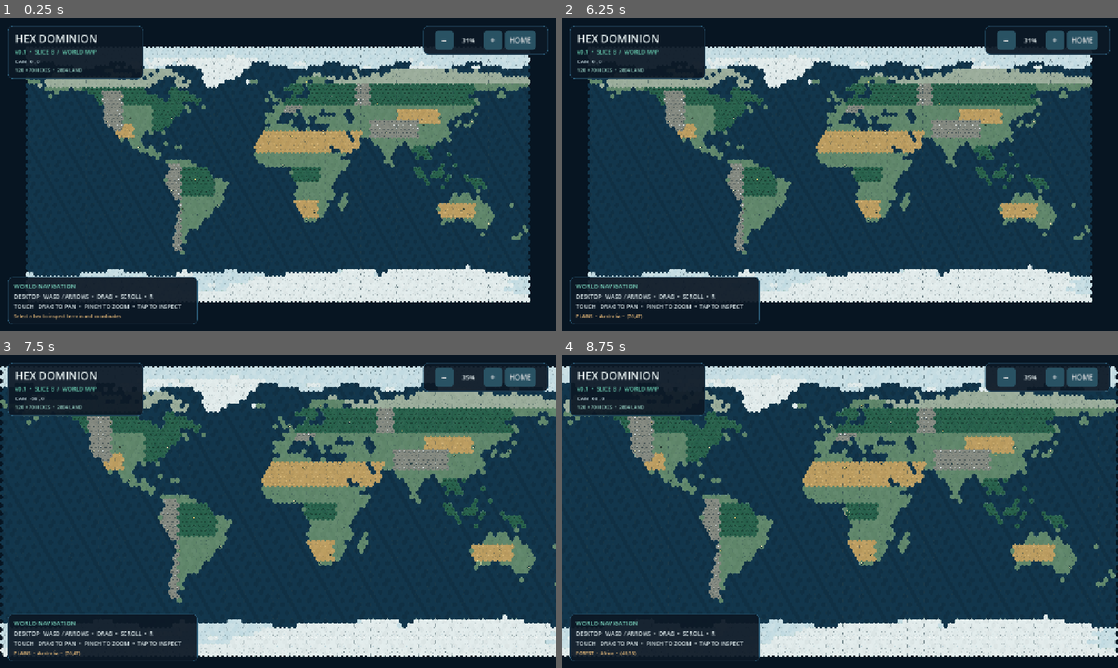
Above: before the commit, frames 1-4 (two rows, left to right).
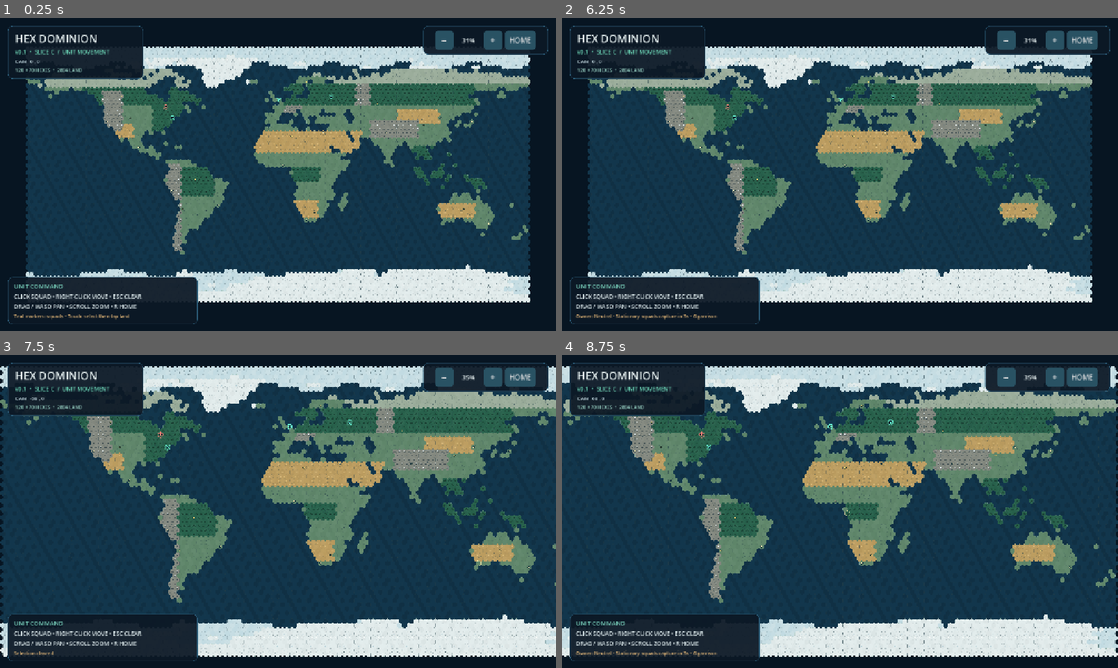
Above: after the commit, the same moments.

Repository: AlmightyTank/HexDominion
Game: Godot game, scene res://scenes/main.tscn
The game is run twice, just before and just after one commit, with the same random seed, the same clock (stepped at 60 frames per second) and the same inputs.
Inputs (mouse positions are in pixels of both pictures, inside the frame that each line leads up to):
- Up to frame 1 (0.25 s): no input
- Up to frame 2 (6.25 s): click "−" at 0.5 s; click "+" at 1.25 s; click "HOME" at 2 s; tap Enter every 0.75 s from 2.75 to 5.75 s; move the mouse to (962, 158) at 2.77 s; hold Right (ui_right) 2.78-3.5 s; tap G at 2.85, 4.55, 5.85 s; click (962, 158) at 2.92 s; drag from (728, 190) to (812, 237) at 3.52 s; move the mouse to (895, 105) at 4.27 s; hold Right (ui_right) 4.28-5 s; tap R at 4.35 s; click (895, 105) at 4.42 s; drag from (812, 237) to (673, 127) at 5.02 s; move the mouse to (1006, 221) at 5.77 s; hold Left (ui_left) from 5.78 s (still down); click (1006, 221) at 5.92 s
- Up to frame 3 (7.5 s): tap Escape at 6.4 s; release Left (ui_left) at 6.5 s; tap Enter at 6.5 s; drag from (111, 464) to (194, 433) at 6.52 s; move the mouse to (305, 511) at 7.27 s; hold Down (ui_down) from 7.28 s (still down); tap G at 7.35 s; click (305, 511) at 7.42 s
- Up to frame 4 (8.75 s): release Down (ui_down) at 8 s; drag from (756, 433) to (728, 527) at 8.02 s

The runs differ from the first frame. In frame 1, 0.9% of the frame differs, in the area x 2-60%, y 10-97%; in frame 2, 1.0%; in frame 3, 0.9%; in frame 4, 1.0%.

Commit message:
Implement slices C-E: movement, territory and real-time combat

Diff:
--- a/project.godot
+++ b/project.godot
@@ -1,5 +1,5 @@
 ; Engine configuration file.
-; Hex Dominion — v0.1 Slices A + B
+; Hex Dominion — v0.1 Slices A + B + C
 ; Open in Godot 4.7.2 stable.
 config_version=5
 
--- a/scenes/main.tscn
+++ b/scenes/main.tscn
@@ -83,7 +83,7 @@
 layout_mode = 2
 theme_override_colors/font_color = Color(0.42, 0.83, 0.71, 1)
 theme_override_font_sizes/font_size = 13
-text = "v0.1  •  SLICE B  /  WORLD MAP"
+text = "v0.1  •  SLICE C  /  UNIT MOVEMENT"
 
 [node name="Coordinates" type="Label" parent="HUD/Overlay/Header/Margin/Content"]
 layout_mode = 2
@@ -180,22 +180,22 @@
 layout_mode = 2
 theme_override_colors/font_color = Color(0.49, 0.85, 0.76, 1)
 theme_override_font_sizes/font_size = 14
-text = "WORLD NAVIGATION"
+text = "UNIT COMMAND"
 
 [node name="DesktopHelp" type="Label" parent="HUD/Overlay/Help/Margin/Content"]
 layout_mode = 2
 theme_override_colors/font_color = Color(0.85, 0.90, 0.91, 1)
 theme_override_font_sizes/font_size = 13
-text = "DESKTOP   WASD / ARROWS  •  DRAG  •  SCROLL  •  R"
+text = "CLICK SQUAD • RIGHT-CLICK MOVE • ESC CLEAR"
 
 [node name="TouchHelp" type="Label" parent="HUD/Overlay/Help/Margin/Content"]
 layout_mode = 2
 theme_override_colors/font_color = Color(0.85, 0.90, 0.91, 1)
 theme_override_font_sizes/font_size = 13
-text = "TOUCH   DRAG TO PAN  •  PINCH TO ZOOM  •  TAP TO INSPECT"
+text = "DRAG / WASD PAN • SCROLL ZOOM • R HOME"
 
 [node name="PreviewWarning" type="Label" parent="HUD/Overlay/Help/Margin/Content"]
 layout_mode = 2
 theme_override_colors/font_color = Color(0.92, 0.74, 0.48, 1)
 theme_override_font_sizes/font_size = 11
-text = "Select a hex to inspect terrain and coordinates"
+text = "Teal markers: squads • Touch: select then tap land"
--- /dev/null
+++ b/scripts/core/combat_state.gd
@@ -0,0 +1,27 @@
+extends RefCounted
+class_name CombatState
+## Continuous DPS resolved simultaneously. Stable roster order breaks distance ties.
+
+static func advance(delta: float, units: Array[UnitState]) -> Dictionary:
+	var targets: Dictionary = {}
+	var damage: Dictionary = {}
+	if delta <= 0.0:
+		return targets
+	for attacker in units:
+		if not attacker.is_alive() or not attacker.path.is_empty():
+			continue
+		var target: UnitState = null
+		var best: int = attacker.attack_range + 1
+		for candidate in units:
+			if not candidate.is_alive() or candidate.faction == attacker.faction:
+				continue
+			var distance: int = HexMath.distance(attacker.hex, candidate.hex)
+			if distance < best:
+				best = distance
+				target = candidate
+		if target != null:
+			targets[attacker] = target
+			damage[target] = damage.get(target, 0.0) + attacker.damage_per_second * delta
+	for target in damage:
+		target.health = maxf(0.0, target.health - damage[target])
+	return targets
--- /dev/null
+++ b/scripts/core/hex_pathfinding.gd
@@ -0,0 +1,29 @@
+extends RefCounted
+class_name HexPathfinding
+## Uniform-cost land routes. BFS is optimal while every land hex costs one step.
+
+static func find_path(tiles: Dictionary, start: Vector2i, goal: Vector2i) -> Array[Vector2i]:
+	var empty: Array[Vector2i] = []
+	if not is_walkable(tiles, start) or not is_walkable(tiles, goal):
+		return empty
+	var frontier: Array[Vector2i] = [start]
+	var previous: Dictionary = {start: start}
+	var head: int = 0
+	while head < frontier.size():
+		var current: Vector2i = frontier[head]
+		head += 1
+		if current == goal:
+			var path: Array[Vector2i] = [goal]
+			while path[-1] != start:
+				path.append(previous[path[-1]])
+			path.reverse()
+			return path
+		for neighbor in HexMath.neighbors(current):
+			if not previous.has(neighbor) and is_walkable(tiles, neighbor):
+				previous[neighbor] = current
+				frontier.append(neighbor)
+	return empty
+
+
+static func is_walkable(tiles: Dictionary, hex: Vector2i) -> bool:
+	return tiles.has(hex) and bool(tiles[hex].get("is_land", false))
--- /dev/null
+++ b/scripts/core/territory_state.gd
@@ -0,0 +1,40 @@
+extends RefCounted
+class_name TerritoryState
+## Sparse ownership separate from cached terrain. Zero is neutral.
+const CAPTURE_SECONDS: float = 3.0
+var owners: Dictionary = {}
+var captures: Dictionary = {}
+
+func owner_at(hex: Vector2i) -> int:
+	return owners.get(hex, 0)
+
+func advance(delta: float, tiles: Dictionary, units: Array[UnitState]) -> void:
+	if delta <= 0.0:
+		return
+	var occupants: Dictionary = {}
+	for unit in units:
+		if not unit.is_alive() or not unit.path.is_empty() or not HexPathfinding.is_walkable(tiles, unit.hex):
+			continue
+		if not occupants.has(unit.hex):
+			occupants[unit.hex] = {}
+		occupants[unit.hex][unit.faction] = true
+	for hex in captures.keys():
+		if not occupants.has(hex):
+			captures.erase(hex)
+	for hex in occupants:
+		var factions: Dictionary = occupants[hex]
+		if factions.size() != 1:
+			continue
+		var faction: int = factions.keys()[0]
+		if owner_at(hex) == faction:
+			captures.erase(hex)
+			continue
+		var capture: Dictionary = captures.get(hex, {"faction": faction, "elapsed": 0.0})
+		if capture["faction"] != faction:
+			capture = {"faction": faction, "elapsed": 0.0}
+		capture["elapsed"] += delta
+		if capture["elapsed"] >= CAPTURE_SECONDS:
+			owners[hex] = faction
+			captures.erase(hex)
+		else:
+			captures[hex] = capture
--- a/scripts/main.gd
+++ b/scripts/main.gd
@@ -1,6 +1,5 @@
 extends Node2D
-## Slice B: inspect an Earth-inspired, deterministic hex world.
-## Tap/select is informational until troop commands are added in Slice C.
+## Slice C: selection and land movement orders, independent of camera dragging.
 
 @onready var camera: StrategyCamera = $Camera2D
 @onready var hud: StrategyHUD = $HUD/Overlay
@@ -8,6 +7,11 @@
 
 var _mouse_press: Vector2 = Vector2.ZERO
 var _touch_start: Dictionary = {}
+var _mouse_max_travel: float = 0.0
+var _right_press: Vector2 = Vector2.ZERO
+var _right_max_travel: float = 0.0
+var _touch_gesture: bool = false
+var units: UnitLayer
 const TAP_THRESHOLD: float = 14.0
 
 
@@ -15,24 +19,81 @@
 	hud.bind_camera(camera)
 	camera.configure_world_bounds(world_map.world_bounds())
 	hud.show_world_stats(world_map.map_data)
+	units = UnitLayer.new()
+	units.name = "Units"
+	add_child(units)
+	units.configure(world_map)
 
 
 func _unhandled_input(event: InputEvent) -> void:
+	if event is InputEventKey and event.pressed and not event.echo and event.keycode == KEY_G:
+		if units.selected != null:
+			if units.selected.path.is_empty() and units.territory.owner_at(units.selected.hex) == units.selected.faction:
+				units.selected.garrisoned = not units.selected.garrisoned
+				hud.show_command_info("Garrison %s • G toggles • Garrisoned squads cannot move" % ("assigned" if units.selected.garrisoned else "released"))
+			else:
+				hud.show_command_info("Garrison requires a stationary squad on owned territory")
 	if event is InputEventMouseButton and event.button_index == MOUSE_BUTTON_LEFT:
 		if event.pressed:
 			_mouse_press = event.position
-		elif event.position.distance_to(_mouse_press) < TAP_THRESHOLD:
-			_inspect_world_at(get_global_mouse_position())
+			_mouse_max_travel = 0.0
+		elif maxf(_mouse_max_travel, event.position.distance_to(_mouse_press)) < TAP_THRESHOLD:
+			_select_at(get_global_mouse_position())
+	elif event is InputEventMouseButton and event.button_index == MOUSE_BUTTON_RIGHT:
+		if event.pressed:
+			_right_press = event.position
+			_right_max_travel = 0.0
+		elif maxf(_right_max_travel, event.position.distance_to(_right_press)) < TAP_THRESHOLD:
+			_move_to(get_global_mouse_position())
+	elif event is InputEventMouseMotion:
+		_mouse_max_travel = maxf(_mouse_max_travel, event.position.distance_to(_mouse_press))
+		_right_max_travel = maxf(_right_max_travel, event.position.distance_to(_right_press))
+	elif event is InputEventKey and event.pressed and event.keycode == KEY_ESCAPE:
+		units.selected = null
+		units.queue_redraw()
+		hud.show_command_info("Selection cleared")
+	elif event is InputEventScreenDrag:
+		if event.position.distance_to(_touch_start.get(event.index, event.position)) >= TAP_THRESHOLD:
+			_touch_gesture = true
 	elif event is InputEventScreenTouch:
 		if event.pressed:
+			if _touch_start.is_empty():
+				_touch_gesture = false
 			_touch_start[event.index] = event.position
+			if _touch_start.size() > 1:
+				_touch_gesture = true
 		else:
 			var start: Vector2 = _touch_start.get(event.index, Vector2(-10000.0, -10000.0))
 			_touch_start.erase(event.index)
-			if _touch_start.is_empty() and event.position.distance_to(start) < TAP_THRESHOLD:
+			if not _touch_gesture and _touch_start.is_empty() and event.position.distance_to(start) < TAP_THRESHOLD:
 				var world_point: Vector2 = get_viewport().get_canvas_transform().affine_inverse() * event.position
-				_inspect_world_at(world_point)
+				if units.pick(world_point, camera.zoom.x) != null or units.selected == null:
+					_select_at(world_point)
+				else:
+					_move_to(world_point)
 
 
 func _inspect_world_at(world_point: Vector2) -> void:
 	hud.show_tile_info(world_map.inspect_at_world(world_point))
+	var owner: int = units.territory.owner_at(world_map.world_to_hex(world_point))
+	hud.show_command_info("Owner: %s • Stationary squads capture in 3s • G garrison" % ("Neutral" if owner == 0 else ("Player" if owner == 1 else "Rival")))
+
+
+func _select_at(point: Vector2) -> void:
+	units.selected = units.pick(point, camera.zoom.x)
+	units.queue_redraw()
+	_inspect_world_at(point)
+	if units.selected != null:
+		hud.show_command_info("%s • %s • Right-click move • G garrison" % [units.selected.title, "Garrisoned" if units.selected.garrisoned else "Mobile"])
+
+
+func _move_to(point: Vector2) -> void:
+	if units.selected == null:
+		hud.show_command_info("Select a squad first (teal markers)")
+		return
+	var accepted: bool = units.selected.order_move(world_map.map_data["tiles"], world_map.world_to_hex(point))
+	units.queue_redraw()
+	if accepted:
+		hud.show_command_info("%s • Order accepted • %d hex steps" % [units.selected.title, units.selected.path.size()])
+	else:
+		hud.show_command_info("Garrisoned or no land route • Release with G • Previous order unchanged")
--- a/scripts/ui/strategy_hud.gd
+++ b/scripts/ui/strategy_hud.gd
@@ -1,6 +1,6 @@
 extends Control
 class_name StrategyHUD
-## Slice B: world map camera HUD and inspection-only tile details.
+## World map camera HUD, tile inspection, and movement order feedback.
 
 @onready var header_panel: PanelContainer = $Header
 @onready var controls_panel: PanelContainer = $Controls
@@ -71,6 +71,10 @@
 	tile_info_label.text = "%s  •  %s  •  (%d,%d)" % [title, location, axial.x, axial.y]
 
 
+func show_command_info(message: String) -> void:
+	tile_info_label.text = message
+
+
 func _layout_for_viewport() -> void:
 	var viewport_size: Vector2 = get_viewport_rect().size
 	var narrow: bool = viewport_size.x < 760.0
--- /dev/null
+++ b/scripts/units/unit_layer.gd
@@ -0,0 +1,119 @@
+extends Node2D
+class_name UnitLayer
+## Lightweight live overlay; never invalidates the cached terrain.
+
+var world_map: WorldMap
+var units: Array[UnitState] = []
+var selected: UnitState
+var territory: TerritoryState = TerritoryState.new()
+var combat_targets: Dictionary = {}
+
+
+func faction_color(faction: int) -> Color:
+	return Color("65ebd0") if faction == 1 else Color("f08075")
+
+
+func configure(map: WorldMap) -> void:
+	world_map = map
+	# Start at named cities, spread across the world and guaranteed to be on land.
+	for tile in map.map_data["tiles"].values():
+		if tile["terrain"] == "city" and units.size() < 3:
+			units.append(UnitState.new(tile["axial"], "Squad %d" % (units.size() + 1)))
+	for unit in units:
+		territory.owners[unit.hex] = unit.faction
+	units[1].configure_kind("tank")
+	units[1].title = "Main battle tank"
+	var rival_home: Vector2i = units[-1].hex
+	for neighbor in map.map_data["tiles"]:
+		if HexMath.distance(rival_home, neighbor) == 3 and HexPathfinding.is_walkable(map.map_data["tiles"], neighbor) and territory.owner_at(neighbor) == 0 and not HexPathfinding.find_path(map.map_data["tiles"], rival_home, neighbor).is_empty():
+			var defender: UnitState = UnitState.new(neighbor, "Rival garrison")
+			defender.faction = 2
+			defender.garrisoned = true
+			units.append(defender)
+			territory.owners[neighbor] = 2
+			break
+	queue_redraw()
+
+
+func unit_position(unit: UnitState) -> Vector2:
+	var point: Vector2 = world_map.hex_to_world(unit.hex)
+	if not unit.path.is_empty():
+		point = point.lerp(world_map.hex_to_world(unit.path[0]), unit.progress)
+	return to_local(point)
+
+
+func pick(global_point: Vector2, zoom_factor: float) -> UnitState:
+	var nearest: UnitState = null
+	var best: float = maxf(10.0, 9.0 / zoom_factor)
+	for unit in units:
+		var distance: float = unit_position(unit).distance_to(to_local(global_point))
+		if unit.faction != 1:
+			continue
+		if distance < best:
+			best = distance
+			nearest = unit
+	return nearest
+
+
+func _physics_process(delta: float) -> void:
+	combat_targets = CombatState.advance(delta, units)
+	for index in range(units.size() - 1, -1, -1):
+		if not units[index].is_alive():
+			if selected == units[index]:
+				selected = null
+			units.remove_at(index)
+	# No capture credit on the tick a squad arrives.
+	territory.advance(delta, world_map.map_data["tiles"], units)
+	for unit in units:
+		if not unit.path.is_empty():
+			unit.advance(delta)
+	queue_redraw()
+
+
+func _draw() -> void:
+	if world_map == null:
+		return
+	_draw_territory()
+	for attacker in combat_targets:
+		var target: UnitState = combat_targets[attacker]
+		if attacker.is_alive() and target.is_alive():
+			draw_line(unit_position(attacker), unit_position(target), Color("ffc875"), 1.5, true)
+	if selected != null and not selected.path.is_empty():
+		var points: PackedVector2Array = PackedVector2Array([unit_position(selected)])
+		for hex in selected.path:
+			points.append(to_local(world_map.hex_to_world(hex)))
+		draw_polyline(points, Color("fff0ad"), 2.0, true)
+		draw_arc(points[-1], 8.0, 0.0, TAU, 24, Color("fff0ad"), 2.0, true)
+	for unit in units:
+		var point: Vector2 = unit_position(unit)
+		if unit == selected:
+			draw_arc(point, 13.0, 0.0, TAU, 24, Color("fff0ad"), 2.0, true)
+		draw_circle(point, 9.0, Color("071522"))
+		draw_circle(point, 6.5, faction_color(unit.faction))
+		if unit.kind == "tank":
+			draw_rect(Rect2(point - Vector2(7, 5), Vector2(14, 10)), faction_color(unit.faction))
+			draw_line(point, point + Vector2(12, 0), faction_color(unit.faction), 3.0)
+		draw_rect(Rect2(point + Vector2(-10, -17), Vector2(20, 3)), Color("071522"))
+		draw_rect(Rect2(point + Vector2(-10, -17), Vector2(20.0 * unit.health / unit.max_health, 3)), faction_color(unit.faction))
+		if unit.garrisoned:
+			draw_rect(Rect2(point - Vector2(10, 10), Vector2(20, 20)), faction_color(unit.faction), false, 2.0)
+		draw_line(point + Vector2(-3, -3), point + Vector2(3, 3), Color("12364c"), 2.0)
+		draw_line(point + Vector2(-3, 3), point + Vector2(3, -3), Color("12364c"), 2.0)
+
+
+func _draw_territory() -> void:
+	var directions: Array[Vector2i] = [Vector2i(1, 0), Vector2i(0, 1), Vector2i(-1, 1), Vector2i(-1, 0), Vector2i(0, -1), Vector2i(1, -1)]
+	for hex in territory.owners:
+		var center: Vector2 = to_local(world_map.hex_to_world(hex))
+		var corners: PackedVector2Array = []
+		for index in range(6):
+			corners.append(center + Vector2.from_angle(deg_to_rad(index * 60.0 - 30.0)) * WorldMap.HEX_RADIUS)
+		var color: Color = faction_color(territory.owner_at(hex))
+		draw_colored_polygon(corners, Color(color, 0.18))
+		for side in range(6):
+			if territory.owner_at(hex + directions[side]) != territory.owner_at(hex):
+				draw_line(corners[side], corners[(side + 1) % 6], color, 2.0, true)
+	for hex in territory.captures:
+		var capture: Dictionary = territory.captures[hex]
+		var center: Vector2 = to_local(world_map.hex_to_world(hex))
+		draw_arc(center, 15.0, -PI / 2.0, -PI / 2.0 + TAU * capture["elapsed"] / TerritoryState.CAPTURE_SECONDS, 32, faction_color(capture["faction"]), 3.0, true)
--- /dev/null
+++ b/scripts/units/unit_state.gd
@@ -0,0 +1,61 @@
+extends RefCounted
+class_name UnitState
+## Simulation only; presentation interpolates between the current and next hex.
+
+var hex: Vector2i
+var path: Array[Vector2i] = []
+var progress: float = 0.0
+var seconds_per_hex: float = 0.45
+var title: String
+var faction: int = 1
+var garrisoned: bool = false
+var kind: String = "rifle"
+var max_health: float = 100.0
+var health: float = 100.0
+var damage_per_second: float = 20.0
+var attack_range: int = 1
+
+
+func configure_kind(unit_kind: String) -> void:
+	kind = unit_kind
+	max_health = 250.0 if kind == "tank" else 100.0
+	health = max_health
+	damage_per_second = 45.0 if kind == "tank" else 20.0
+	seconds_per_hex = 0.65 if kind == "tank" else 0.45
+
+
+func is_alive() -> bool:
+	return health > 0.0
+
+
+func _init(start: Vector2i = Vector2i.ZERO, unit_title: String = "Rifle squad") -> void:
+	hex = start
+	title = unit_title
+
+
+func order_move(tiles: Dictionary, goal: Vector2i) -> bool:
+	if garrisoned or not is_alive():
+		return false
+	# Commit the in-flight edge before following a replacement route: no teleporting.
+	var start: Vector2i = path[0] if progress > 0.0 and not path.is_empty() else hex
+	var route: Array[Vector2i] = HexPathfinding.find_path(tiles, start, goal)
+	if route.is_empty():
+		return false
+	route.pop_front()
+	if start != hex:
+		route.push_front(start)
+	else:
+		progress = 0.0
+	path = route
+	return true
+
+
+func advance(delta: float) -> void:
+	if path.is_empty() or delta <= 0.0:
+		return
+	progress += delta / maxf(seconds_per_hex, 0.001)
+	while progress >= 1.0 and not path.is_empty():
+		hex = path.pop_front()
+		progress -= 1.0
+	if path.is_empty():
+		progress = 0.0
--- a/tests/run_smoke_tests.gd
+++ b/tests/run_smoke_tests.gd
@@ -90,5 +90,135 @@
 	_check(climate_preserves_land, "Climate preserves land/ocean classification")
 	_check(tiles[sample] == second_world["tiles"][sample], "Map generation deterministic")
 	_check(world["terrain_counts"] == second_world["terrain_counts"], "Distribution deterministic")
-	print("Hex Dominion v0.1 Slice B: %d passed, %d failed" % [_successes, _failures])
+	_test_movement()
+	_test_territory()
+	_test_combat()
+	var game: Node = load("res://scenes/main.tscn").instantiate()
+	root.add_child(game)
+	_check(game.units.units.size() == 4, "Three starter squads and a rival garrison on the live map")
+	for unit in game.units.units:
+		_check(HexPathfinding.is_walkable(tiles, unit.hex), "Starter squad on land")
+	var victim: UnitState = game.units.units[-1]
+	var attacker: UnitState = game.units.units[0]
+	attacker.hex = victim.hex
+	attacker.health = 100.0
+	victim.health = 1.0
+	game.units.selected = victim
+	game.units._physics_process(0.1)
+	_check(not game.units.units.has(victim) and game.units.selected == null, "Death removes unit and clears selection")
+	game.units._physics_process(3.0)
+	_check(game.units.territory.owner_at(attacker.hex) == 1, "Defeated garrison allows territory capture")
+	game.free()
+	print("Hex Dominion v0.1 Slice E: %d passed, %d failed" % [_successes, _failures])
 	quit(1 if _failures > 0 else 0)
+
+
+func _test_combat() -> void:
+	var rifle: UnitState = UnitState.new()
+	var enemy: UnitState = UnitState.new(Vector2i(1, 0))
+	enemy.faction = 2
+	var forces: Array[UnitState] = [rifle, enemy]
+	CombatState.advance(1.0, forces)
+	_check(rifle.health == 80.0 and enemy.health == 80.0, "Adjacent rifles exchange simultaneous damage")
+	enemy.hex = Vector2i(3, 0)
+	CombatState.advance(1.0, forces)
+	_check(rifle.health == 80.0 and enemy.health == 80.0, "No damage outside range")
+	enemy.hex = Vector2i(1, 0)
+	enemy.faction = 1
+	CombatState.advance(1.0, forces)
+	_check(rifle.health == 80.0 and enemy.health == 80.0, "No friendly fire")
+	enemy.faction = 2
+	rifle.configure_kind("tank")
+	CombatState.advance(1.0, forces)
+	_check(rifle.health == 230.0 and enemy.health == 35.0, "Tank has distinct durability and damage")
+	rifle.path.append(Vector2i(1, 0))
+	CombatState.advance(1.0, forces)
+	_check(enemy.health == 35.0 and rifle.health == 210.0, "Moving units take damage but do not fire")
+	rifle.path.clear()
+	rifle.health = 10.0
+	enemy.health = 10.0
+	CombatState.advance(1.0, forces)
+	_check(not rifle.is_alive() and not enemy.is_alive(), "Lethal exchange is simultaneous and clamps health")
+	_check(CombatState.advance(1.0, forces).is_empty(), "Dead units cannot attack or be targeted")
+	_check(not rifle.order_move({Vector2i.ZERO: {"is_land": true}}, Vector2i.ZERO), "Dead units reject orders")
+	var state: TerritoryState = TerritoryState.new()
+	state.advance(10.0, {Vector2i.ZERO: {"is_land": true}}, forces)
+	_check(state.owners.is_empty(), "Dead units cannot capture")
+
+
+func _test_territory() -> void:
+	var tiles: Dictionary = {Vector2i.ZERO: {"is_land": true}, Vector2i(1, 0): {"is_land": true}}
+	var state: TerritoryState = TerritoryState.new()
+	var squad: UnitState = UnitState.new()
+	var forces: Array[UnitState] = [squad]
+	state.advance(1.0, tiles, forces)
+	_check(state.owner_at(Vector2i.ZERO) == 0 and state.captures.has(Vector2i.ZERO), "Capture needs sustained occupation")
+	state.advance(2.0, tiles, forces)
+	_check(state.owner_at(Vector2i.ZERO) == 1 and state.captures.is_empty(), "Capture completes after three seconds")
+	squad.hex = Vector2i(1, 0)
+	state.advance(1.0, tiles, forces)
+	_check(state.owner_at(Vector2i.ZERO) == 1, "Ownership persists after departure")
+	var rival: UnitState = UnitState.new(Vector2i(1, 0))
+	rival.faction = 2
+	rival.garrisoned = true
+	forces.append(rival)
+	state.advance(10.0, tiles, forces)
+	_check(state.owner_at(squad.hex) == 0 and state.captures[squad.hex]["elapsed"] == 1.0, "Contested capture freezes")
+	forces.erase(squad)
+	state.advance(2.0, tiles, forces)
+	_check(state.owner_at(rival.hex) == 0 and state.captures[rival.hex]["faction"] == 2, "New captor resets previous progress")
+	state.advance(1.0, tiles, forces)
+	_check(state.owner_at(rival.hex) == 2, "Rival can capture territory")
+	_check(not rival.order_move(tiles, Vector2i.ZERO), "Garrison refuses movement")
+	rival.garrisoned = false
+	_check(rival.order_move(tiles, Vector2i.ZERO), "Released garrison can move")
+	state.advance(10.0, tiles, forces)
+	_check(not state.captures.has(Vector2i.ZERO), "Moving units cannot capture")
+	rival.advance(1.0)
+	state.advance(1.0, tiles, forces)
+	forces.clear()
+	state.advance(1.0, tiles, forces)
+	_check(state.captures.is_empty(), "Abandoned capture resets")
+	forces.append(rival)
+	state.advance(3.0, tiles, forces)
+	_check(state.owner_at(Vector2i.ZERO) == 2, "Empty enemy territory can be recaptured")
+
+
+func _test_movement() -> void:
+	var tiles: Dictionary = {}
+	for q in range(5):
+		for r in range(3):
+			tiles[Vector2i(q, r)] = {"is_land": true}
+	var start: Vector2i = Vector2i.ZERO
+	var goal: Vector2i = Vector2i(4, 0)
+	var route: Array[Vector2i] = HexPathfinding.find_path(tiles, start, goal)
+	_check(route.size() == 5 and route[0] == start and route[-1] == goal, "Shortest land route includes endpoints")
+	tiles[Vector2i(2, 0)]["is_land"] = false
+	route = HexPathfinding.find_path(tiles, start, goal)
+	_check(route.size() > 5, "Route detours around ocean")
+	for index in range(1, route.size()):
+		_check(HexMath.distance(route[index - 1], route[index]) == 1 and tiles[route[index]]["is_land"], "Route uses adjacent land cells")
+	_check(HexPathfinding.find_path(tiles, start, start).size() == 1, "Already at destination")
+	_check(HexPathfinding.find_path(tiles, start, Vector2i(99, 99)).is_empty(), "Off-map rejected")
+	_check(HexPathfinding.find_path(tiles, start, Vector2i(2, 0)).is_empty(), "Ocean destination rejected")
+	var unit: UnitState = UnitState.new(start)
+	_check(unit.order_move(tiles, goal), "Move order accepted")
+	unit.advance(unit.seconds_per_hex * 0.5)
+	_check(unit.hex == start and is_equal_approx(unit.progress, 0.5), "Partial edge keeps logical occupancy")
+	var prior: Array[Vector2i] = unit.path.duplicate()
+	_check(not unit.order_move(tiles, Vector2i(2, 0)) and unit.path == prior, "Invalid order preserves active route")
+	var next: Vector2i = unit.path[0]
+	_check(unit.order_move(tiles, start) and unit.path[0] == next and is_equal_approx(unit.progress, 0.5), "Retarget preserves in-flight edge")
+	unit.advance(20.0)
+	_check(unit.hex == start and unit.path.is_empty() and unit.progress == 0.0, "Large tick reaches destination without overshoot")
+	var a: UnitState = UnitState.new(start)
+	var b: UnitState = UnitState.new(start)
+	a.order_move(tiles, goal)
+	b.order_move(tiles, goal)
+	a.advance(0.9)
+	for index in range(9):
+		b.advance(0.1)
+	_check(a.hex == b.hex and is_equal_approx(a.progress, b.progress), "Movement independent of tick partition")
+	for r in range(3):
+		tiles[Vector2i(2, r)]["is_land"] = false
+	_check(HexPathfinding.find_path(tiles, start, goal).is_empty(), "Disconnected land rejected")
Not shown, added: docs/SLICE-C.md
Not shown, added: docs/SLICE-D.md
Not shown, added: docs/SLICE-E.md
